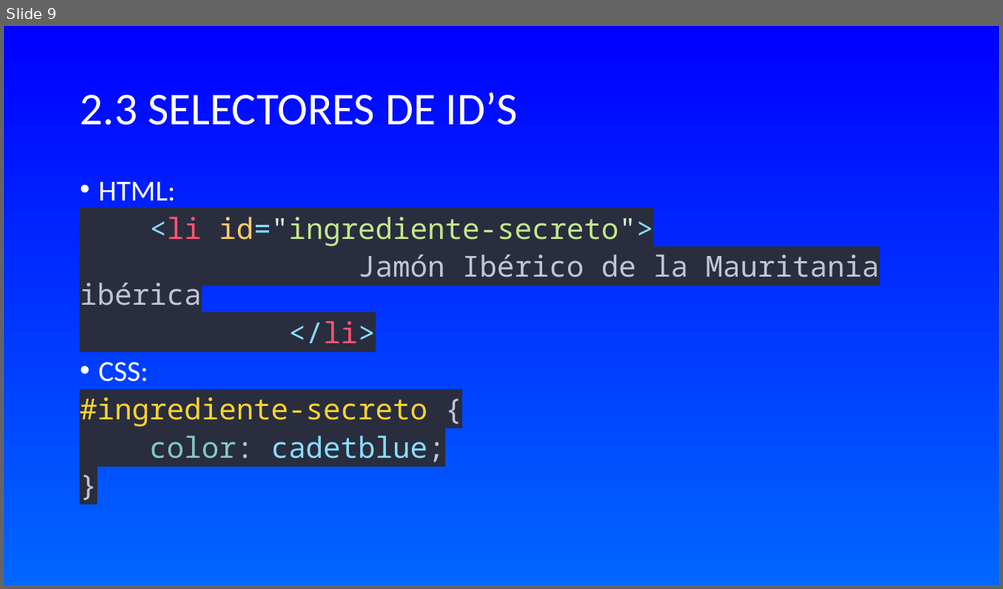
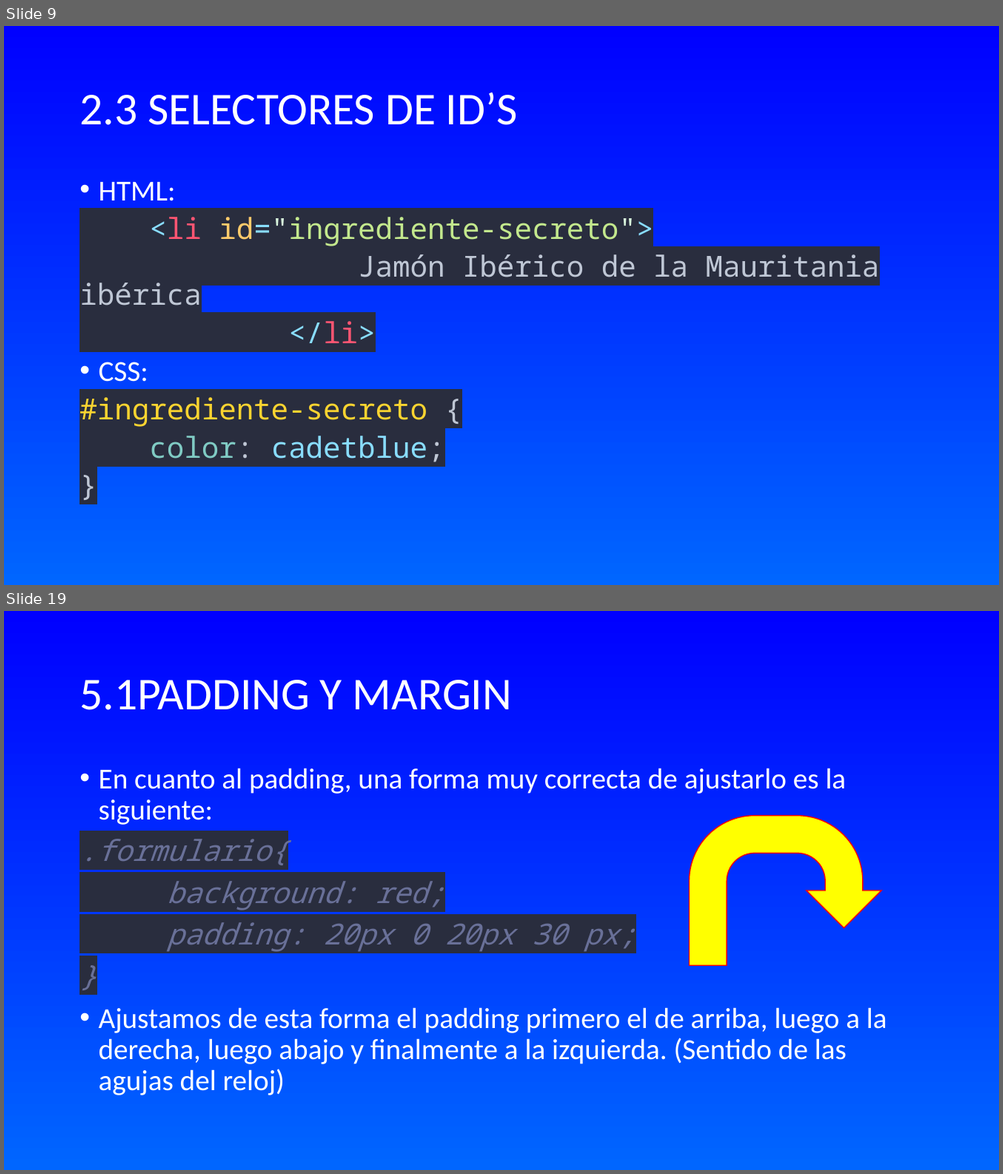
Before and after one commit to WalterDeRacagua/Curso-de-HTML-y-CSS, a slide deck: CSS/TEORÍA/INTRODUCCIÓN A CSS.odp. Shown one above the other, each under a label of ours: slide 9 before the commit, slides 9 and 19 after it; the slides between them are not shown. The pictures are 1003x589 and 1003x1174 pixels, drawn with LibreOffice and Linux fonts; fonts in the diff are those of the drawing. Boxes give left, top, right and bottom in pixels: in the first picture for what was removed or moved away, otherwise in the second. Text is boxed around its words. In the diff, an @@ line names an element or a change of style, - is before the commit and + after.

```diff
--- a/CSS/TEORÍA/INTRODUCCIÓN A CSS.odp
+++ b/CSS/TEORÍA/INTRODUCCIÓN A CSS.odp
@@ slide 19 added at [4,611,999,1170], background gradient #0000FF to #0066FF @@
@@ title added at [79,680,512,710], 44 pt, text #FFFFFF @@
+5.1PADDING Y MARGIN
@@ text added at [79,768,887,1096], 28 pt, text #FFFFFF @@
+• En cuanto al padding, una forma muy correcta de ajustarlo es la siguiente:
+.formulario{
+background: red;
+padding: 20px 0 20px 30 px;
+}
+• Ajustamos de esta forma el padding primero el de arriba, luego a la derecha, luego abajo y finalmente a la izquierda. (Sentido de las agujas del reloj)
@@ freeform shape added at [689,815,882,965], fill #FFFF00, outline #FF0000 0.99 pt @@
```
Also in this commit, not shown: 1 slide changed, 14 other slides added.
